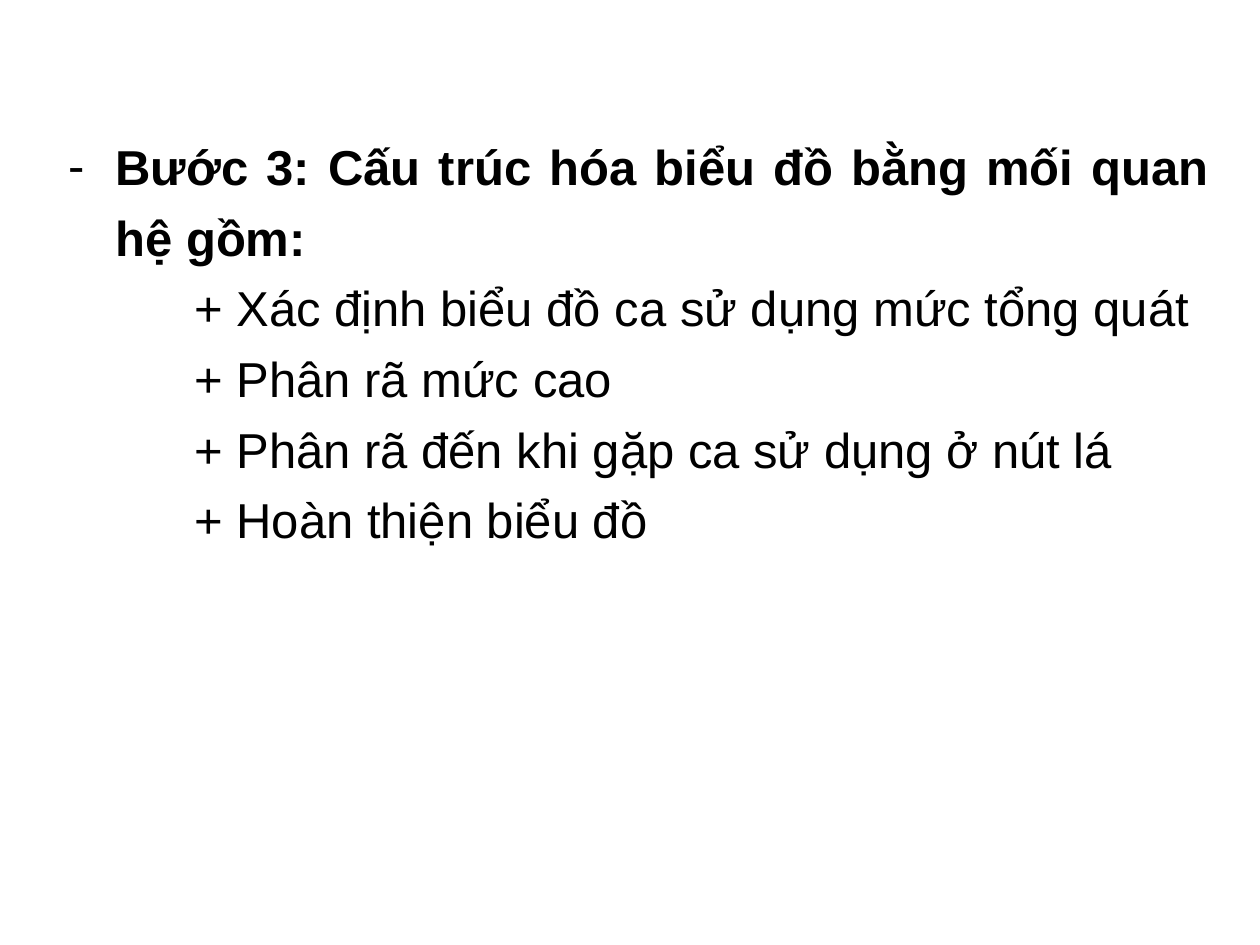
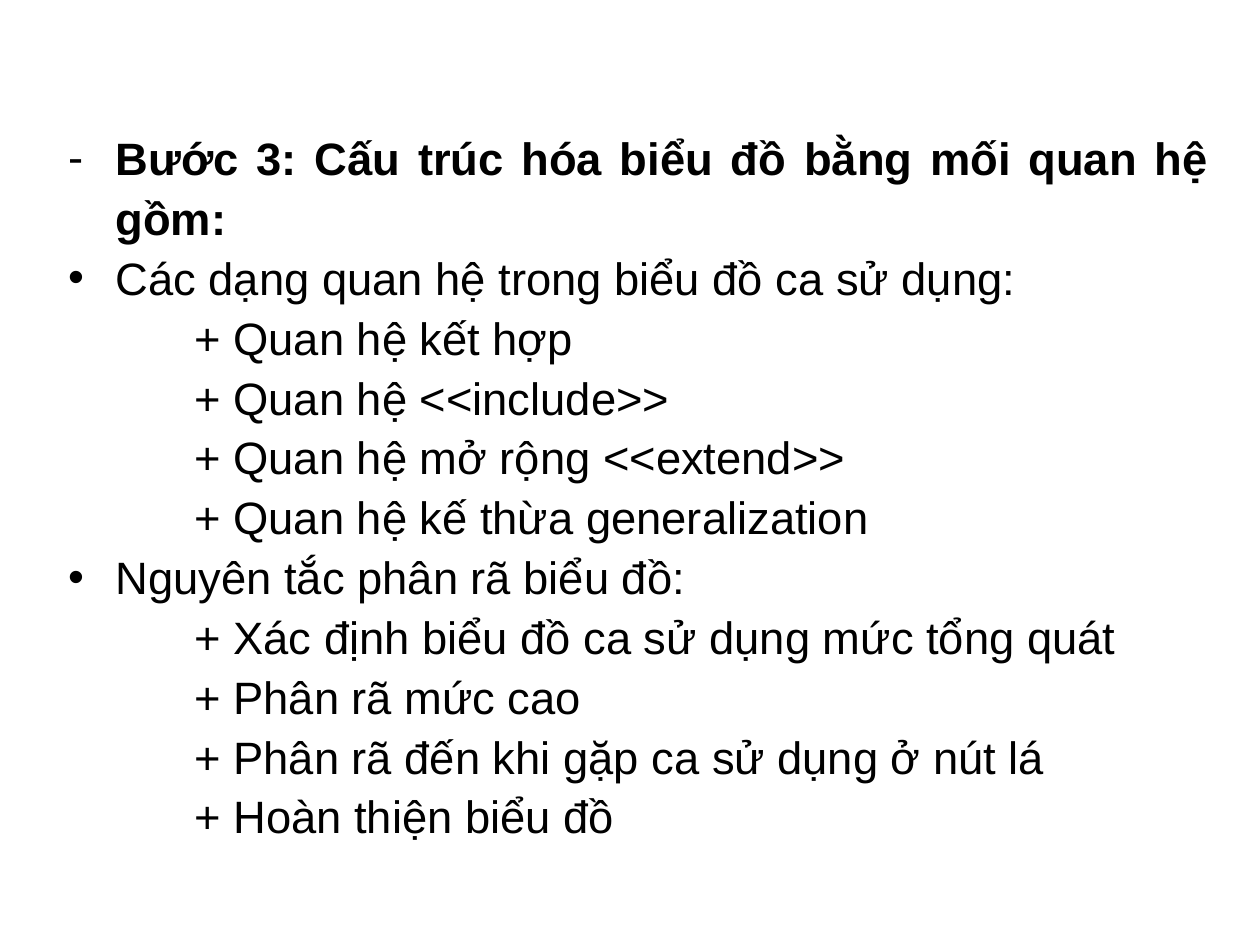
Before and after one commit to HienNguyen482412/UML_Doc, a slide deck: slide 16 of Slide.pptx. Drawn at 1260x945 pixels with LibreOffice and Linux fonts; fonts in the diff are those of the drawing; background and template pictures are left out. Boxes give left, top, right and bottom in pixels: in the first picture for what was removed or moved away, otherwise in the second. Text is boxed around its words. In the diff, an @@ line names an element or a change of style, - is before the commit and + after.

```diff
--- a/Slide.pptx
+++ b/Slide.pptx
@@ text at bbox=[116, 140, 1208, 840]: size 28 to 25.9 pt in "Bước 3: Cấu trúc hóa biểu đồ ...", "+ Xác định biểu đồ ca sử ...", "+ Phân rã mức cao", "+ Phân rã đến khi gặp ca ..." and 1 more places; line spacing 1.2 to 1.1 @@
@@ text at bbox=[116, 259, 1015, 603]: paragraphs added @@
+• Các dạng quan hệ trong biểu đồ ca sử dụng:
++ Quan hệ kết hợp
++ Quan hệ <<include>>
++ Quan hệ mở rộng <<extend>>
++ Quan hệ kế thừa generalization
+• Nguyên tắc phân rã biểu đồ:
```
Also in this commit, not shown: 4 other slides changed, 6 other files.
